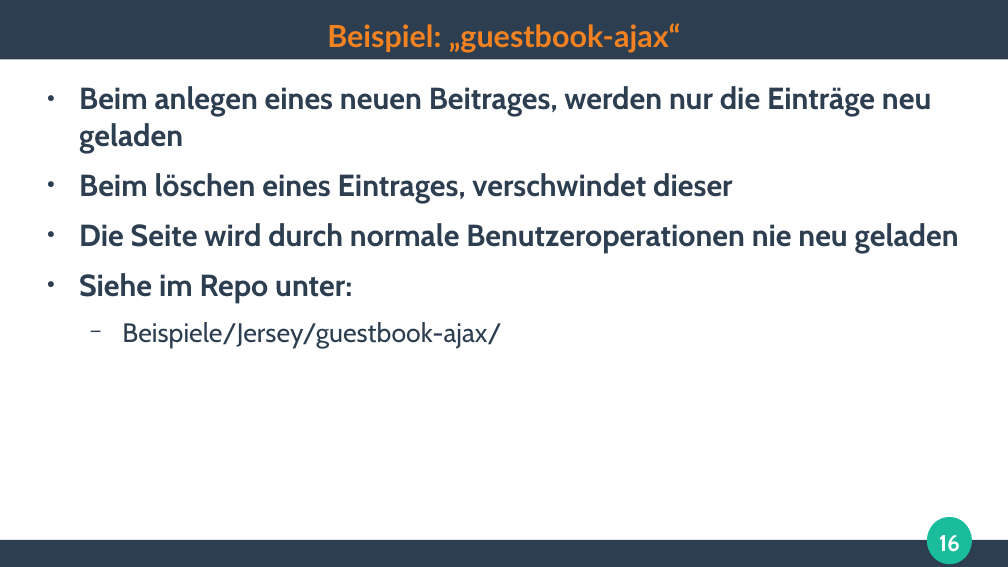
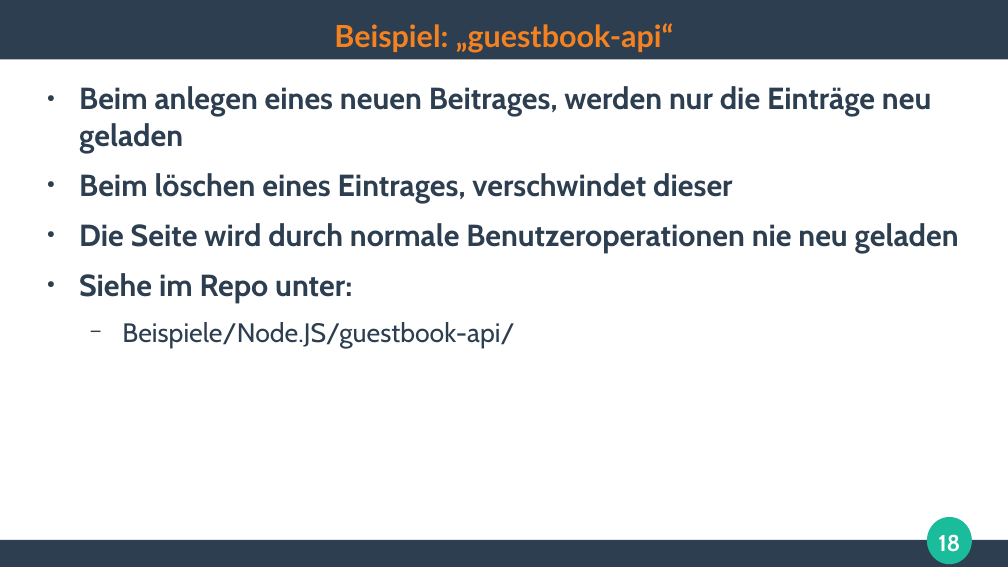
Before and after one commit to ghandmann/HS-AlbSig-WebAnwendungen2, a slide deck: slide 18 of Kapitel/05_Web2.0_AJAX_1x1.odp (slide 16 before the commit). Drawn at 1008x567 pixels with LibreOffice and Linux fonts; fonts in the diff are those of the drawing. Boxes give left, top, right and bottom in pixels: in the first picture for what was removed or moved away, otherwise in the second. Text is boxed around its words. In the diff, an @@ line names an element or a change of style, - is before the commit and + after.

Commit message:
remove jersey, add node.js express

```diff
--- a/Kapitel/05_Web2.0_AJAX_1x1.odp
+++ b/Kapitel/05_Web2.0_AJAX_1x1.odp
@@ title at [334, 23, 674, 53]: text changed @@
-Beispiel: „guestbook-ajax“
+Beispiel: „guestbook-api“
@@ text at [122, 322, 514, 348]: text changed @@
-  − Beispiele/Jersey/guestbook-ajax/
+  − Beispiele/Node.JS/guestbook-api/
@@ page number at [938, 534, 960, 552]: text changed @@
-16
+18
```
Also in this commit, not shown: 2 other slides changed, 3 slides added, 1 slide removed, 1 other file.
